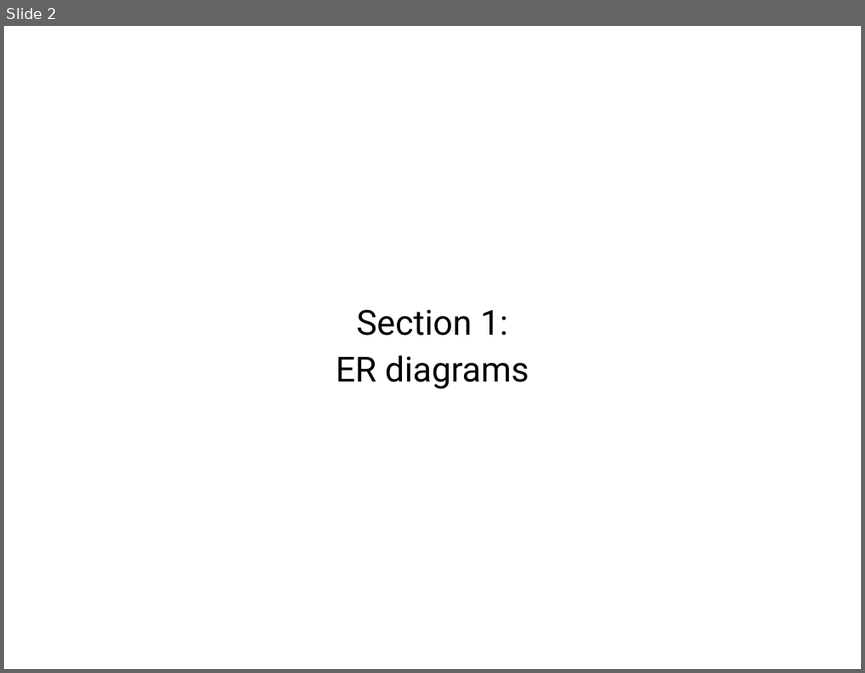
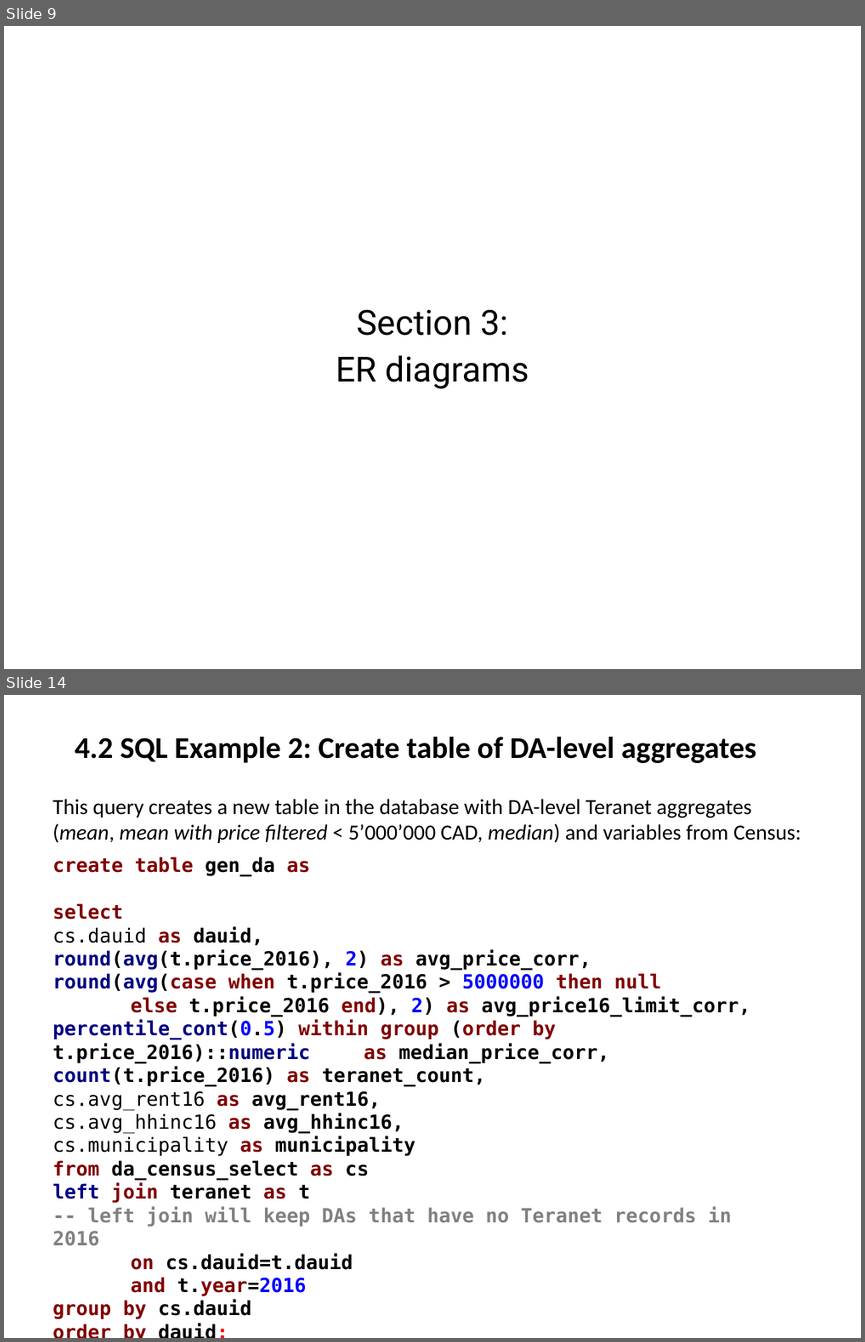
Before and after one commit to stepan-o/thesis, a slide deck: presentations/rdbms_design.pptx. Shown one above the other, each under a label of ours: slide 2 before the commit, slides 9 and 14 after it; the slides between them are not shown. The pictures are 865x673 and 865x1342 pixels, drawn with LibreOffice and Linux fonts; fonts in the diff are those of the drawing. Boxes give left, top, right and bottom in pixels: in the first picture for what was removed or moved away, otherwise in the second. Text is boxed around its words. In the diff, an @@ line names an element or a change of style, - is before the commit and + after.

```diff
--- a/presentations/rdbms_design.pptx
+++ b/presentations/rdbms_design.pptx
@@ slide 14 added at (4,695,861,1338), background #FFFFFF @@
@@ text added at (75,737,756,763), 28 pt, text #000000, bold @@
+4.2 SQL Example 2: Create table of DA-level aggregates
@@ text added at (52,799,801,843), 20 pt, text #000000 @@
+This query creates a new table in the database with DA-level Teranet aggregates
+(mean, mean with price filtered < 5’000’000 CAD, median) and variables from Census:
@@ text added at (52,857,750,1319), 18 pt, text #000000, bold @@
+create table gen_da as
+select
+cs.dauid as dauid,
+round(avg(t.price_2016), 2) as avg_price_corr,
+round(avg(case when t.price_2016 > 5000000 then null
+else t.price_2016 end), 2) as avg_price16_limit_corr,
+percentile_cont(0.5) within group (order by t.price_2016)::numeric as median_price_corr,
+count(t.price_2016) as teranet_count,
+cs.avg_rent16 as avg_rent16,
+cs.avg_hhinc16 as avg_hhinc16,
+cs.municipality as municipality
+from da_census_select as cs
+left join teranet as t
+-- left join will keep DAs that have no Teranet records in 2016
+on cs.dauid=t.dauid
+and t.year=2016
+group by cs.dauid
+order by dauid;
@@ what was slide 2 is now slide 9 @@
@@ slide 9 changed as well @@
@@ subtitle at (357,309,508,335): text changed @@
-Section 1:
+Section 3:
```
Also in this commit, not shown: 8 other slides changed, 8 other slides added.
